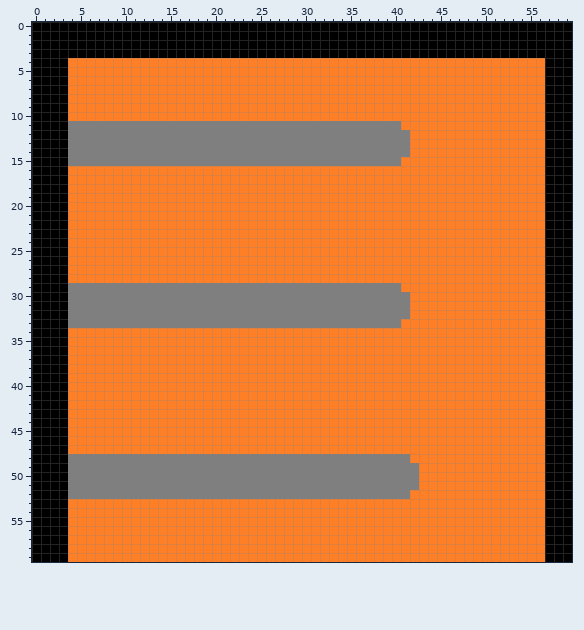
Pixel-art sprite: project-DED-Skcelet(AlexandrKudrya)/data/levels/Безымянный3.png. This is how it looked before the edit.
The file is 60x60 pixels. Colours within 5 levels of each other are drawn and written as one.
And afterwards:
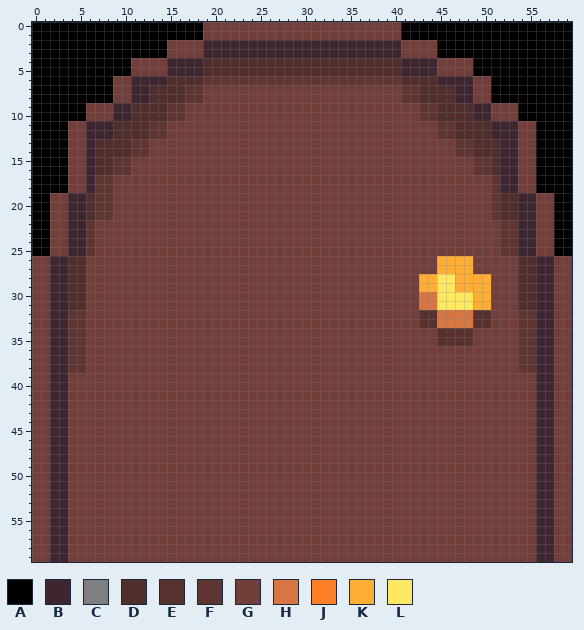
Palette (. is transparent): A #000000  B #3d2630  C #7f7f7f  D #502e2c  E #56312e  F #5f3532  G #713e3a  H #d77643  J #ff7f27  K #feae35  L #fee861
The edit:
Changed rows in their new state; - is an unchanged pixel.
first column x 0:
 0 -------------------GGGGGGGGGGGGGGGGGGGGGG-------------------
 1 -------------------GGGGGGGGGGGGGGGGGGGGGG-------------------
 2 ---------------GGGGBBBBBBBBBBBBBBBBBBBBBBGGGG---------------
 3 ---------------GGGGBBBBBBBBBBBBBBBBBBBBBBGGGG---------------
 4 ----AAAAAAAGGGGBBBBDDDDDDDDDDDDDDDDDDDDDDBBBBGGGGAAAAAAAA---
 5 ----AAAAAAAGGGGBBBBDDDDDDDDDDDDDDDDDDDDDDBBBBGGGGAAAAAAAA---
 6 ----AAAAAGGBBBBDDDDFFFFFFFFFFFFFFFFFFFFFFDDDDBBBBGGAAAAAA---
 7 ----AAAAAGGBBDDDDFFGGGGGGGGGGGGGGGGGGGGGGFFDDDDBBGGAAAAAA---
 8 ----AAAAAGGBBDDDDFFGGGGGGGGGGGGGGGGGGGGGGFFDDDDBBGGAAAAAA---
 9 ----AAGGGBBDDDDFFGGGGGGGGGGGGGGGGGGGGGGGGGGFFDDDDBBGGGAAA---
10 ----AAGGGBBDDDDFFGGGGGGGGGGGGGGGGGGGGGGGGGGFFDDDDBBGGGAAA---
11 ----GGBBBDDDDFFGGGGGGGGGGGGGGGGGGGGGGGGGGGGGGFFDDDDBBBGGA---
12 ----GGBBBDDDDFFGGGGGGGGGGGGGGGGGGGGGGGGGGGGGGFFDDDDBBBGGA---
13 ----GGBDDDDFFGGGGGGGGGGGGGGGGGGGGGGGGGGGGGGGGGGFFDDDBBGGA---
14 ----GGBDDDDFFGGGGGGGGGGGGGGGGGGGGGGGGGGGGGGGGGGFFDDDBBGGA---
15 ----GGBDDFFGGGGGGGGGGGGGGGGGGGGGGGGGGGGGGGGGGGGGGFFDBBGGA---
16 ----GGBDDFFGGGGGGGGGGGGGGGGGGGGGGGGGGGGGGGGGGGGGGFFDBBGGA---
17 ----GGBFFGGGGGGGGGGGGGGGGGGGGGGGGGGGGGGGGGGGGGGGGGGFBBGGA---
18 ----GGBFFGGGGGGGGGGGGGGGGGGGGGGGGGGGGGGGGGGGGGGGGGGFBBGGA---
19 --GGBBDFFGGGGGGGGGGGGGGGGGGGGGGGGGGGGGGGGGGGGGGGGGGFDDBBGG--
20 --GGBBDFFGGGGGGGGGGGGGGGGGGGGGGGGGGGGGGGGGGGGGGGGGGFDDBBGG--
21 --GGBBDFFGGGGGGGGGGGGGGGGGGGGGGGGGGGGGGGGGGGGGGGGGGFDDBBGG--
22 --GGBBFGGGGGGGGGGGGGGGGGGGGGGGGGGGGGGGGGGGGGGGGGGGGGFFBBGG--
23 --GGBBFGGGGGGGGGGGGGGGGGGGGGGGGGGGGGGGGGGGGGGGGGGGGGFFBBGG--
24 --GGBBFGGGGGGGGGGGGGGGGGGGGGGGGGGGGGGGGGGGGGGGGGGGGGFFBBGG--
25 --GGBBFGGGGGGGGGGGGGGGGGGGGGGGGGGGGGGGGGGGGGGGGGGGGGFFBBGG--
26 GGBBDDGGGGGGGGGGGGGGGGGGGGGGGGGGGGGGGGGGGGGGGKKKKGGGGGDDBBGG
27 GGBBDDGGGGGGGGGGGGGGGGGGGGGGGGGGGGGGGGGGGGGGGKKKKGGGGGDDBBGG
28 GGBBDDGGGGGGGGGGGGGGGGGGGGGGGGGGGGGGGGGGGGGKKLLKKKKGGGDDBBGG
29 GGBBDDGGGGGGGGGGGGGGGGGGGGGGGGGGGGGGGGGGGGGKKLLKKKKGGGDDBBGG
30 GGBBDDGGGGGGGGGGGGGGGGGGGGGGGGGGGGGGGGGGGGGHHLLLLKKGGGDDBBGG
31 GGBBDDGGGGGGGGGGGGGGGGGGGGGGGGGGGGGGGGGGGGGHHLLLLKKGGGDDBBGG
32 GGBBFFGGGGGGGGGGGGGGGGGGGGGGGGGGGGGGGGGGGGGEEHHHHEEGGGFFBBGG
33 GGBBFFGGGGGGGGGGGGGGGGGGGGGGGGGGGGGGGGGGGGGEEHHHHEEGGGFFBBGG
34 GGBBFFGGGGGGGGGGGGGGGGGGGGGGGGGGGGGGGGGGGGGGGEEEEGGGGGFFBBGG
35 GGBBFFGGGGGGGGGGGGGGGGGGGGGGGGGGGGGGGGGGGGGGGEEEEGGGGGFFBBGG
36 GGBBFFGGGGGGGGGGGGGGGGGGGGGGGGGGGGGGGGGGGGGGGGGGGGGGGGFFBBGG
37 GGBBFFGGGGGGGGGGGGGGGGGGGGGGGGGGGGGGGGGGGGGGGGGGGGGGGGFFBBGG
38 GGBBFFGGGGGGGGGGGGGGGGGGGGGGGGGGGGGGGGGGGGGGGGGGGGGGGGFFBBGG
39 GGBBGGGGGGGGGGGGGGGGGGGGGGGGGGGGGGGGGGGGGGGGGGGGGGGGGGGGBBGG
40 GGBBGGGGGGGGGGGGGGGGGGGGGGGGGGGGGGGGGGGGGGGGGGGGGGGGGGGGBBGG
41 GGBBGGGGGGGGGGGGGGGGGGGGGGGGGGGGGGGGGGGGGGGGGGGGGGGGGGGGBBGG
42 GGBBGGGGGGGGGGGGGGGGGGGGGGGGGGGGGGGGGGGGGGGGGGGGGGGGGGGGBBGG
43 GGBBGGGGGGGGGGGGGGGGGGGGGGGGGGGGGGGGGGGGGGGGGGGGGGGGGGGGBBGG
44 GGBBGGGGGGGGGGGGGGGGGGGGGGGGGGGGGGGGGGGGGGGGGGGGGGGGGGGGBBGG
45 GGBBGGGGGGGGGGGGGGGGGGGGGGGGGGGGGGGGGGGGGGGGGGGGGGGGGGGGBBGG
46 GGBBGGGGGGGGGGGGGGGGGGGGGGGGGGGGGGGGGGGGGGGGGGGGGGGGGGGGBBGG
47 GGBBGGGGGGGGGGGGGGGGGGGGGGGGGGGGGGGGGGGGGGGGGGGGGGGGGGGGBBGG
48 GGBBGGGGGGGGGGGGGGGGGGGGGGGGGGGGGGGGGGGGGGGGGGGGGGGGGGGGBBGG
49 GGBBGGGGGGGGGGGGGGGGGGGGGGGGGGGGGGGGGGGGGGGGGGGGGGGGGGGGBBGG
50 GGBBGGGGGGGGGGGGGGGGGGGGGGGGGGGGGGGGGGGGGGGGGGGGGGGGGGGGBBGG
51 GGBBGGGGGGGGGGGGGGGGGGGGGGGGGGGGGGGGGGGGGGGGGGGGGGGGGGGGBBGG
52 GGBBGGGGGGGGGGGGGGGGGGGGGGGGGGGGGGGGGGGGGGGGGGGGGGGGGGGGBBGG
53 GGBBGGGGGGGGGGGGGGGGGGGGGGGGGGGGGGGGGGGGGGGGGGGGGGGGGGGGBBGG
54 GGBBGGGGGGGGGGGGGGGGGGGGGGGGGGGGGGGGGGGGGGGGGGGGGGGGGGGGBBGG
55 GGBBGGGGGGGGGGGGGGGGGGGGGGGGGGGGGGGGGGGGGGGGGGGGGGGGGGGGBBGG
56 GGBBGGGGGGGGGGGGGGGGGGGGGGGGGGGGGGGGGGGGGGGGGGGGGGGGGGGGBBGG
57 GGBBGGGGGGGGGGGGGGGGGGGGGGGGGGGGGGGGGGGGGGGGGGGGGGGGGGGGBBGG
58 GGBBGGGGGGGGGGGGGGGGGGGGGGGGGGGGGGGGGGGGGGGGGGGGGGGGGGGGBBGG
59 GGBBGGGGGGGGGGGGGGGGGGGGGGGGGGGGGGGGGGGGGGGGGGGGGGGGGGGGBBGG
Where, in picture pixels (left, top, right, bottom), the same in both pictures:
changed: (32, 22, 572, 562)
